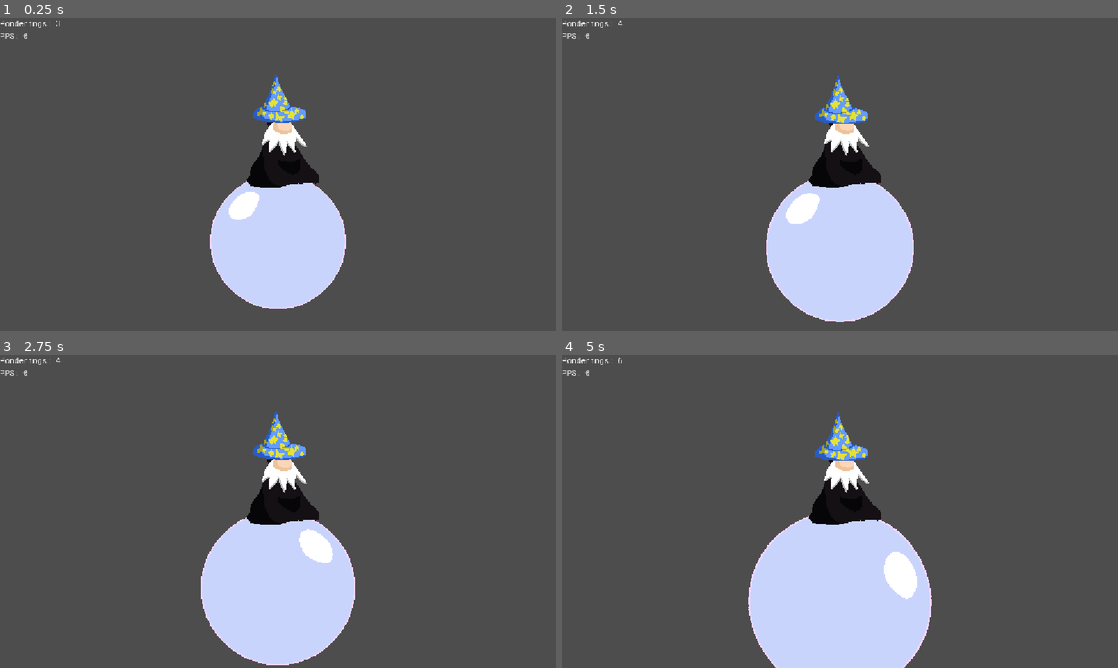
Above: before the commit, frames 1-4 (two rows, left to right).
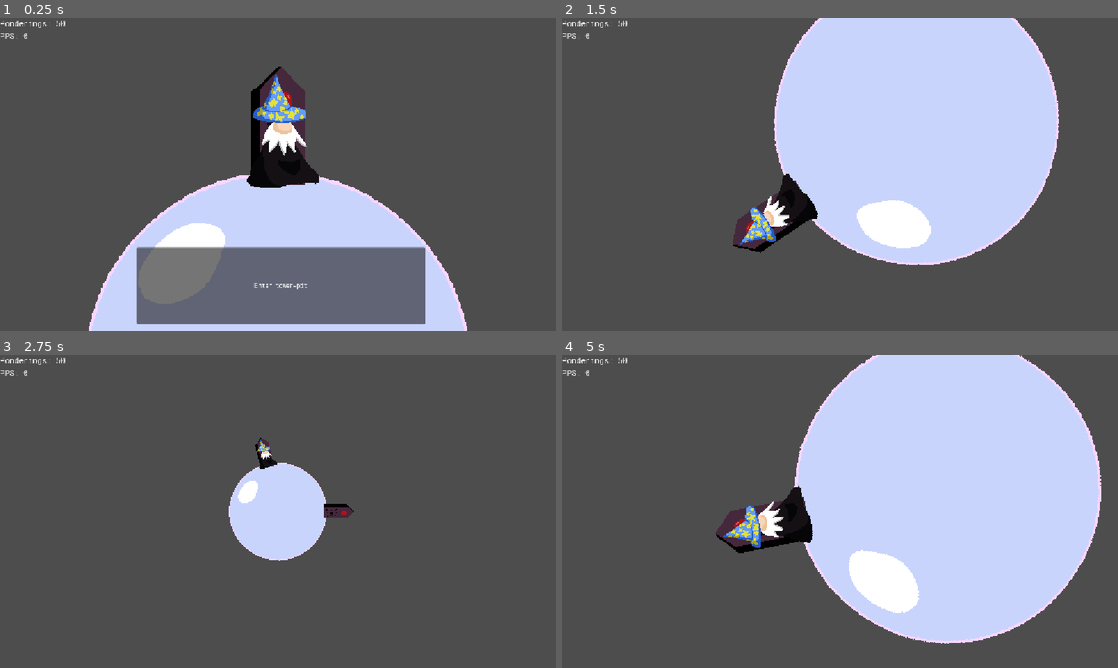
Above: after the commit, the same moments.

Repository: dragonsploder/rollfate
Game: Godot game, scene res://scenes/main.tscn
Same seed, same stepped clock (60 frames per second), same inputs: the game is played once before the commit and once after it.
Inputs:
- Up to frame 1 (0.25 s): no input
- Up to frame 2 (1.5 s): tap Z (a) at 0.6 s; tap X (b) at 0.8, 1.35 s
- Up to frame 3 (2.75 s): tap Left (l) at 1.55 s; hold Left (l) from 2.03 s (still down); tap Right (r) at 2.3 s
- Up to frame 4 (5 s): release Left (l) at 2.78 s; tap Right (r) at 2.85 s; tap Z (a) at 3.05, 3.6 s; tap X (b) at 3.8, 4.35 s; tap Left (l) at 4.55 s

The runs differ from the first frame. In frame 1, 23% of the frame differs, in the area x 10-84%, y 0-100%; in frame 2, 38%; in frame 3, 13%; in frame 4, 46%, in the area x 10-97%, y 0-100%.

Commit message:
towerpi

Diff:
--- a/scenes/main.tscn
+++ b/scenes/main.tscn
@@ -6,7 +6,7 @@
 [ext_resource type="PackedScene" uid="uid://ct34fno3eacat" path="res://scenes/player.tscn" id="3_sugp2"]
 [ext_resource type="PackedScene" uid="uid://dnr0qecugxb7a" path="res://scenes/monolith.tscn" id="4_jyhfs"]
 
-[node name="Node2D" type="Control" unique_id=211856225 node_paths=PackedStringArray("player", "camera", "ui")]
+[node name="Node2D" type="Control" unique_id=211856225 node_paths=PackedStringArray("planet", "player", "camera", "ui")]
 layout_mode = 3
 anchors_preset = 15
 anchor_right = 1.0
@@ -14,7 +14,8 @@
 grow_horizontal = 2
 grow_vertical = 2
 script = ExtResource("1_o5qli")
-player = NodePath("Player")
+planet = NodePath("Planet")
+player = NodePath("Planet/Player")
 camera = NodePath("Camera2D")
 ui = NodePath("Ui")
 
@@ -22,39 +23,77 @@
 layer = 100
 
 [node name="Planet" parent="." unique_id=1536973785 instance=ExtResource("2_0wfyh")]
+is_player = true
 
-[node name="Camera2D" type="Camera2D" parent="." unique_id=156155111]
-ignore_rotation = false
+[node name="Monoliths" type="Node2D" parent="Planet" unique_id=134121557]
+top_level = true
 
-[node name="Player" parent="." unique_id=1912897716 instance=ExtResource("3_sugp2")]
-z_index = 50
-
-[node name="Monoliths" type="Node" parent="." unique_id=557270621]
-
-[node name="monolith1" parent="Monoliths" unique_id=1795794584 instance=ExtResource("4_jyhfs")]
+[node name="monolith1" parent="Planet/Monoliths" unique_id=1795794584 instance=ExtResource("4_jyhfs")]
 visible = false
 angle_loc = 1.8
 
-[node name="monolith2" parent="Monoliths" unique_id=1871956154 instance=ExtResource("4_jyhfs")]
+[node name="monolith2" parent="Planet/Monoliths" unique_id=1871956154 instance=ExtResource("4_jyhfs")]
 visible = false
 type = 1
 angle_loc = 3.0
 min_ponderings = 333
 
-[node name="monolith3" parent="Monoliths" unique_id=1149355398 instance=ExtResource("4_jyhfs")]
+[node name="monolith3" parent="Planet/Monoliths" unique_id=1149355398 instance=ExtResource("4_jyhfs")]
 visible = false
 type = 2
 angle_loc = 5.0
 min_ponderings = 3333
 
-[node name="NoviceMages" type="Node" parent="." unique_id=1073203123]
+[node name="TowerPit" parent="Planet/Monoliths" unique_id=732266548 instance=ExtResource("4_jyhfs")]
+visible = false
+type = 50
+min_ponderings = 50
 
-[node name="JournymanMages" type="Node" parent="." unique_id=78821618]
+[node name="NoviceMages" type="Node2D" parent="Planet" unique_id=1406211565]
+top_level = true
 
-[node name="ElderMages" type="Node" parent="." unique_id=1931749370]
+[node name="JournymanMages" type="Node2D" parent="Planet" unique_id=826084743]
+top_level = true
+
+[node name="ElderMages" type="Node2D" parent="Planet" unique_id=136075817]
+top_level = true
+
+[node name="Player" parent="Planet" unique_id=1912897716 instance=ExtResource("3_sugp2")]
+top_level = true
+z_index = 50
+
+[node name="MonoRemote" type="RemoteTransform2D" parent="Planet" unique_id=1923186184]
+remote_path = NodePath("../Monoliths")
+update_position = false
+update_scale = false
+
+[node name="NoviceRemote" type="RemoteTransform2D" parent="Planet" unique_id=603896407]
+remote_path = NodePath("../NoviceMages")
+update_position = false
+update_scale = false
+
+[node name="JournymanRemote" type="RemoteTransform2D" parent="Planet" unique_id=139919017]
+remote_path = NodePath("../JournymanMages")
+update_position = false
+update_scale = false
+
+[node name="ElderRemote" type="RemoteTransform2D" parent="Planet" unique_id=1179135661]
+remote_path = NodePath("../ElderMages")
+update_position = false
+update_scale = false
+
+[node name="Camera2D" type="Camera2D" parent="." unique_id=156155111]
+ignore_rotation = false
 
 [node name="addponders" type="Timer" parent="." unique_id=1949610471]
 wait_time = 0.1
 autostart = true
 
+[node name="spawnarch" type="Timer" parent="." unique_id=1746324747]
+wait_time = 20.0
+autostart = true
+
+[node name="ArchPlanets" type="Node2D" parent="." unique_id=386266184]
+
 [connection signal="timeout" from="addponders" to="." method="_on_addponders_timeout"]
+[connection signal="timeout" from="spawnarch" to="." method="_on_spawnarch_timeout"]
--- a/scenes/player.tscn
+++ b/scenes/player.tscn
@@ -39,6 +39,12 @@
 "speed": 8.0
 }]
 
+[sub_resource type="GDScript" id="GDScript_tbgi4"]
+script/source = "extends Area2D
+
+var is_player_area = true
+"
+
 [sub_resource type="CapsuleShape2D" id="CapsuleShape2D_dr7v0"]
 radius = 71.0
 height = 216.0
@@ -53,6 +59,7 @@
 frame_progress = 0.72647595
 
 [node name="Area2D" type="Area2D" parent="AnimatedSprite2D" unique_id=1497463268]
+script = SubResource("GDScript_tbgi4")
 
 [node name="CollisionShape2D" type="CollisionShape2D" parent="AnimatedSprite2D/Area2D" unique_id=1711568883]
 shape = SubResource("CapsuleShape2D_dr7v0")
--- a/scripts/main.gd
+++ b/scripts/main.gd
@@ -1,16 +1,45 @@
 extends Node
 
+@export var planet : Node
 @export var player : Node
 @export var camera : Camera2D
 @export var ui: Node
 
-var ponderings = 3.0
+var ponderings = 50.0
 var planet_scale = 1
 const PLAYER_SPEED = 10000
+const ROT_SPEED = 2
 
 
 const WIZARD = preload("uid://dnab7mgo1j34n")
+const PLANET = preload("uid://bo1gnnd1wid0e")
 
+var income_angles = [0, PI/2, PI, -PI/2, -PI]
+
+
+var in_towerpit = false
+var entering_towerpit = false
+var block = false
+
+func get_planet_rot():
+	return planet.rotation
+
+func get_towerpit_zoom() -> Vector2:
+	var z = 1/get_planet_scale() * 100
+	return Vector2(z,z)
+
+func enter_towerpit():
+	hide_text_popup()
+	entering_towerpit = true
+	block = true
+	var tween : Tween = create_tween().set_ease(Tween.EASE_IN_OUT).set_trans(Tween.TRANS_CUBIC)
+	tween.tween_property(camera, "position", Vector2(0,0), 2.0)
+	tween.parallel().tween_property(camera, "rotation", 2*PI+ PI/2, 2.0)
+	tween.parallel().tween_property(camera, "zoom", get_towerpit_zoom(), 2.0)
+	await tween.finished
+	entering_towerpit = false
+	in_towerpit = true
+	block = false
 
 func get_active_cost(type: int) -> int:
 	match type:
@@ -32,7 +61,8 @@
 	planet_scale = get_planet_scale_raw()
 
 func show_text_popup(text: String):
-	ui.show_text_popup(text)
+	if not in_towerpit and not entering_towerpit:
+		ui.show_text_popup(text)
 
 func hide_text_popup():
 	ui.hide_text_popup()
@@ -50,33 +80,55 @@
 	planet_scale = lerp(float(planet_scale), get_planet_scale_raw(), 0.99 * delta)
 
 	# handel monoliths
-	for mono in $Monoliths.get_children():
+	for mono in $Planet/Monoliths.get_children():
 		if ponderings >= mono.min_ponderings:
 			mono.active = true
 			mono.show()
 			mono.position = Vector2.from_angle(mono.angle_loc) * planet_scale
 			mono.rotation = mono.angle_loc + PI / 2
-			if mono.has_overlapping_areas():
-				player._on_player_entered(mono)
+			for a in mono.get_overlapping_areas():
+				if "is_player_area" in a:
+					player._on_player_entered(mono)
+					break
 		else:
 			hide_mono_stuff(mono)
 
 
-	if Input.is_action_just_pressed("a"):
-		if is_instance_valid(player.active_monolith):
-			player.active_monolith.attempt_active_monolith()
-		else:
-			inc_ponderings(1.0)
+	# Update stuff
+	if block:
+		return
+	if in_towerpit:
+		camera.zoom = get_towerpit_zoom()
+		if Input.is_action_just_pressed("b"):
+			block = true
+			var tween : Tween = create_tween().set_ease(Tween.EASE_IN_OUT).set_trans(Tween.TRANS_CUBIC)
+			tween.tween_property(camera, "position", player.position, 2.0)
+			tween.parallel().tween_property(camera, "rotation", player.rotation, 2.0)
+			tween.parallel().tween_property(camera, "zoom", Vector2(1.0,1.0), 2.0)
+			await tween.finished
+			in_towerpit = false
+			block = false
 
-	var rad_dist = PLAYER_SPEED / (2 * PI * get_planet_scale())
-	if Input.is_action_pressed("l"):
-		player.walk(-delta * rad_dist)
-	elif Input.is_action_pressed("r"):
-		player.walk(delta * rad_dist)
+		if Input.is_action_pressed("l"):
+			planet.rotation -= ROT_SPEED * delta
+		elif Input.is_action_pressed("r"):
+			planet.rotation += ROT_SPEED * delta
+		planet.rotation = fmod(planet.rotation, 2 *PI)
+	else:
+		if Input.is_action_just_pressed("a"):
+			if is_instance_valid(player.active_monolith):
+				player.active_monolith.attempt_active_monolith()
+			else:
+				inc_ponderings(1.0)
 
-	# Update Camera
-	camera.position = player.position
-	camera.rotation = player.rotation
+		var rad_dist = PLAYER_SPEED / (2 * PI * get_planet_scale())
+		if Input.is_action_pressed("l"):
+			player.walk(-delta * rad_dist)
+		elif Input.is_action_pressed("r"):
+			player.walk(delta * rad_dist)
+
+		camera.position = player.position
+		camera.rotation = player.rotation
 
 func dec_ponderings(amt: float) -> bool:
 	if amt < ponderings:
@@ -87,9 +139,9 @@
 func spawn_mage(type):
 	var wiz = WIZARD.instantiate()
 	match type:
-		0: $NoviceMages.add_child(wiz)
-		1: $JournymanMages.add_child(wiz)
-		2: $ElderMages.add_child(wiz)
+		0: $Planet/NoviceMages.add_child(wiz)
+		1: $Planet/JournymanMages.add_child(wiz)
+		2: $Planet/ElderMages.add_child(wiz)
 	wiz.set_type(type)
 
 func inc_ponderings(amt: float):
@@ -103,9 +155,9 @@
 
 func get_num_wizards(type) -> int:
 	match type:
-		0: return len($NoviceMages.get_children())
-		1: return len($JournymanMages.get_children())
-		2: return len($ElderMages.get_children())
+		0: return len($Planet/NoviceMages.get_children())
+		1: return len($Planet/JournymanMages.get_children())
+		2: return len($Planet/ElderMages.get_children())
 
 	return 0
 
@@ -117,3 +169,14 @@
 
 func _on_addponders_timeout() -> void:
 	inc_ponderings(get_total_pps() * 0.1)
+
+func spawn_archplanet():
+	var ap = PLANET.instantiate()
+	$ArchPlanets.add_child(ap)
+	ap.income_angle = income_angles.pick_random()
+	income_angles.erase(ap.income_angle)
+	ap.set_start()
+
+func _on_spawnarch_timeout() -> void:
+	if len($ArchPlanets.get_children()) < 3:
+		spawn_archplanet()
--- a/scripts/monolith.gd
+++ b/scripts/monolith.gd
@@ -17,8 +17,12 @@
 ]
 
 func get_monolith_text():
+	if type == 50:
+		return "Enter tower-pit"
 	return monolith_texts[type].replace("COST", str(main_manager.get_active_cost(type))).replace("PPS", str(main_manager.get_pps(type)))
 
 func attempt_active_monolith():
+	if type == 50:
+		main_manager.enter_towerpit()
 	if main_manager.dec_ponderings(main_manager.get_active_cost(type)):
 		main_manager.spawn_mage(type)
--- a/scripts/planet.gd
+++ b/scripts/planet.gd
@@ -2,13 +2,38 @@
 
 @onready var main_manager = get_tree().current_scene
 
+@export var is_player = false
+
 var x_len = 0
+
+var radius_mod = 1.0
+
+var income_angle = 0
+
+func set_start() -> void:
+	self.position =  Vector2.from_angle(income_angle) * main_manager.get_planet_scale() * 8
 
 func _ready() -> void:
 	x_len = $Marker2D.position.x
 
+	if not is_player:
+		radius_mod += randf_range(-0.3, -0.1)
+
+	var target_scale = main_manager.get_planet_scale() * radius_mod
+	var true_scale = target_scale / x_len
+	self.scale = Vector2(true_scale, true_scale)
+
+
 func _process(delta: float) -> void:
-	var target_scale = main_manager.get_planet_scale()
+	if not is_player:
+		var target_position =  Vector2.from_angle(income_angle) * main_manager.get_planet_scale() * 3
+		self.position = lerp(self.position, target_position, delta * 0.1)
+
+		return
+
+
+	var target_scale = main_manager.get_planet_scale() * radius_mod
+
 
 	var true_scale = target_scale / x_len
 
--- a/scripts/player.gd
+++ b/scripts/player.gd
@@ -1,6 +1,8 @@
 extends Node2D
 
 @onready var main_manager = get_tree().current_scene
+
+var is_player = true
 
 var angle = 0
 
@@ -17,8 +19,10 @@
 	# Place player in correct spot
 	var planet_scale = main_manager.get_planet_scale()
 
-	self.position = Vector2.from_angle(angle) * planet_scale
-	self.rotation = angle + PI / 2
+	var angle_to_use = angle + main_manager.get_planet_rot()
+
+	self.position = Vector2.from_angle(angle_to_use) * planet_scale
+	self.rotation = fmod(angle_to_use + PI / 2, 2*PI)
 
 func walk(amt: float):
 	angle += amt
--- a/scripts/ui.gd
+++ b/scripts/ui.gd
@@ -11,7 +11,8 @@
 
 func show_text_popup(text: String):
 	$TextPopup.show()
-	$TextPopup/VBoxContainer/Text.text = text
+	if text != "":
+		$TextPopup/VBoxContainer/Text.text = text
 
 func hide_text_popup():
 	$TextPopup.hide()
